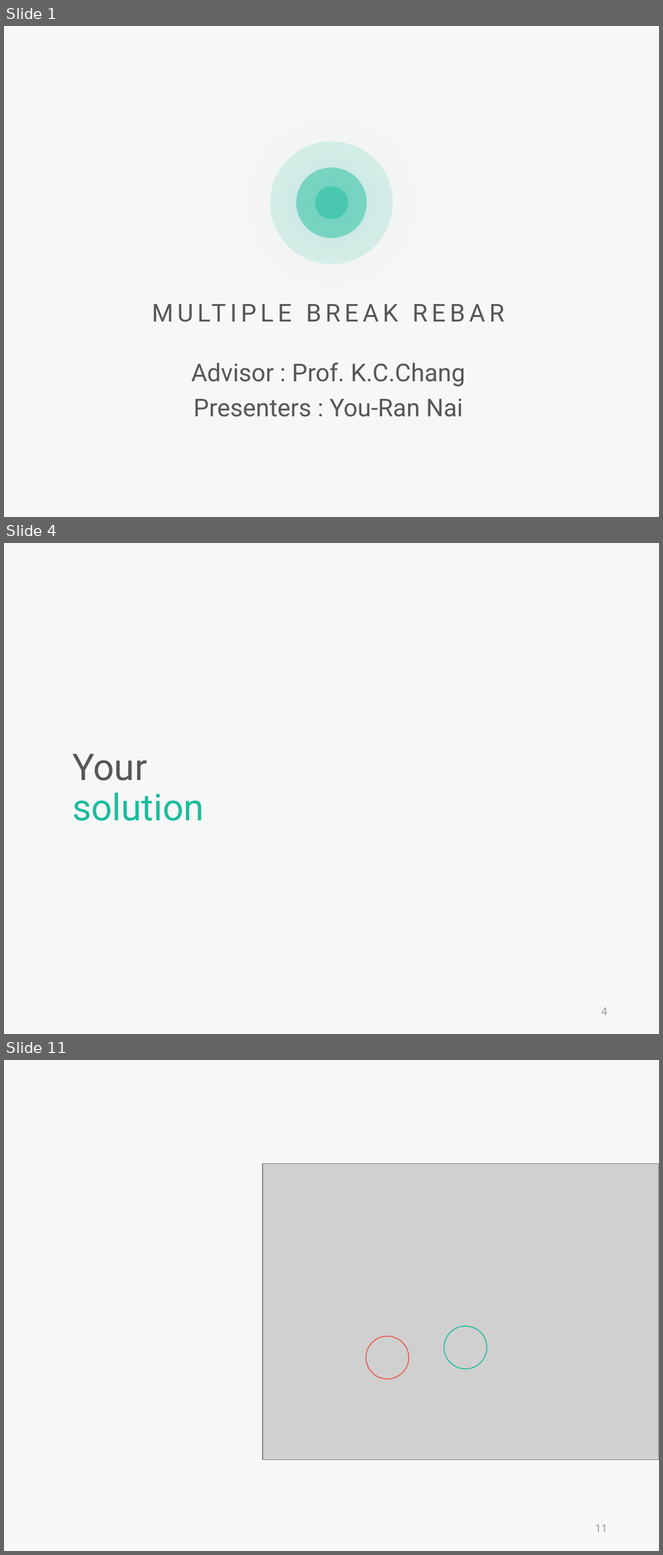
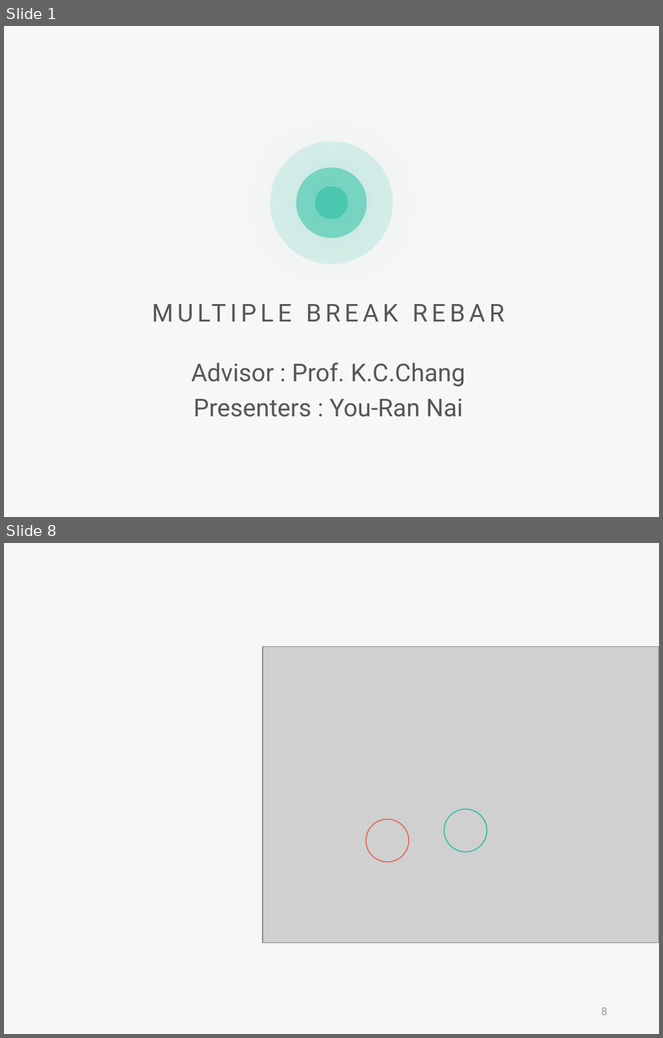
Before and after one commit to skyran1278/VbaProject, a slide deck: 20180126_SmartSplice/20180808_Meeting/SmartSplice.pptx. Shown one above the other, each under a label of ours: slides 1, 4 and 11 before the commit, slides 1 and 8 after it; the slides between them are not shown. The pictures are 663x1555 and 663x1038 pixels, drawn with LibreOffice and Linux fonts; fonts in the diff are those of the drawing; grey boxes stand for pictures. Boxes give left, top, right and bottom in pixels: in the first picture for what was removed or moved away, otherwise in the second. Text is boxed around its words. In the diff, an @@ line names an element or a change of style, - is before the commit and + after.

```diff
--- a/20180126_SmartSplice/20180808_Meeting/SmartSplice.pptx
+++ b/20180126_SmartSplice/20180808_Meeting/SmartSplice.pptx
@@ slide 4 removed at (4,543,659,1034), background #F7F7F7 @@
@@ text removed at (72,754,204,821) @@
-Your
-solution
@@ page number removed at (601,1008,607,1016) @@
-4
@@ what was slide 11 is now slide 8 @@
@@ page number at (601,1008,607,1016): text changed @@
-11
+8
```
Also in this commit, not shown: 4 slides changed, 5 slides added, 7 other slides removed, 3 other files.
